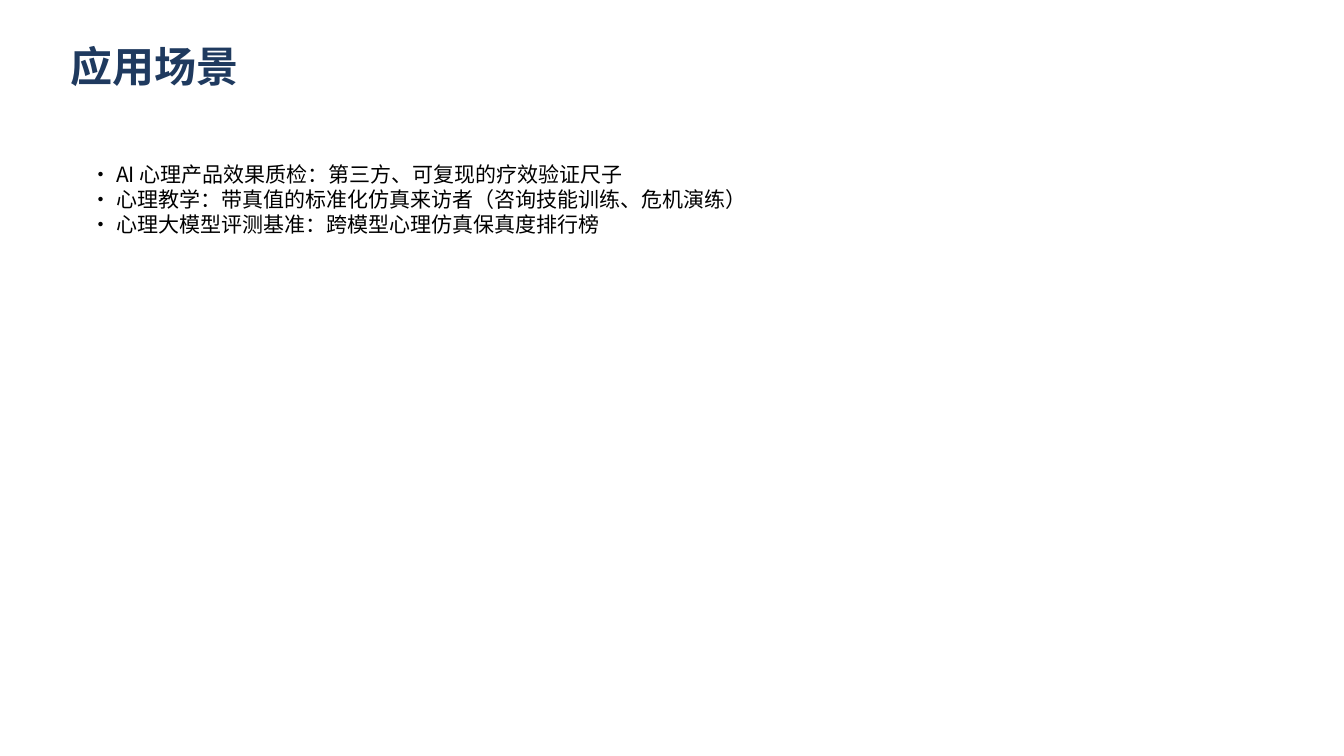
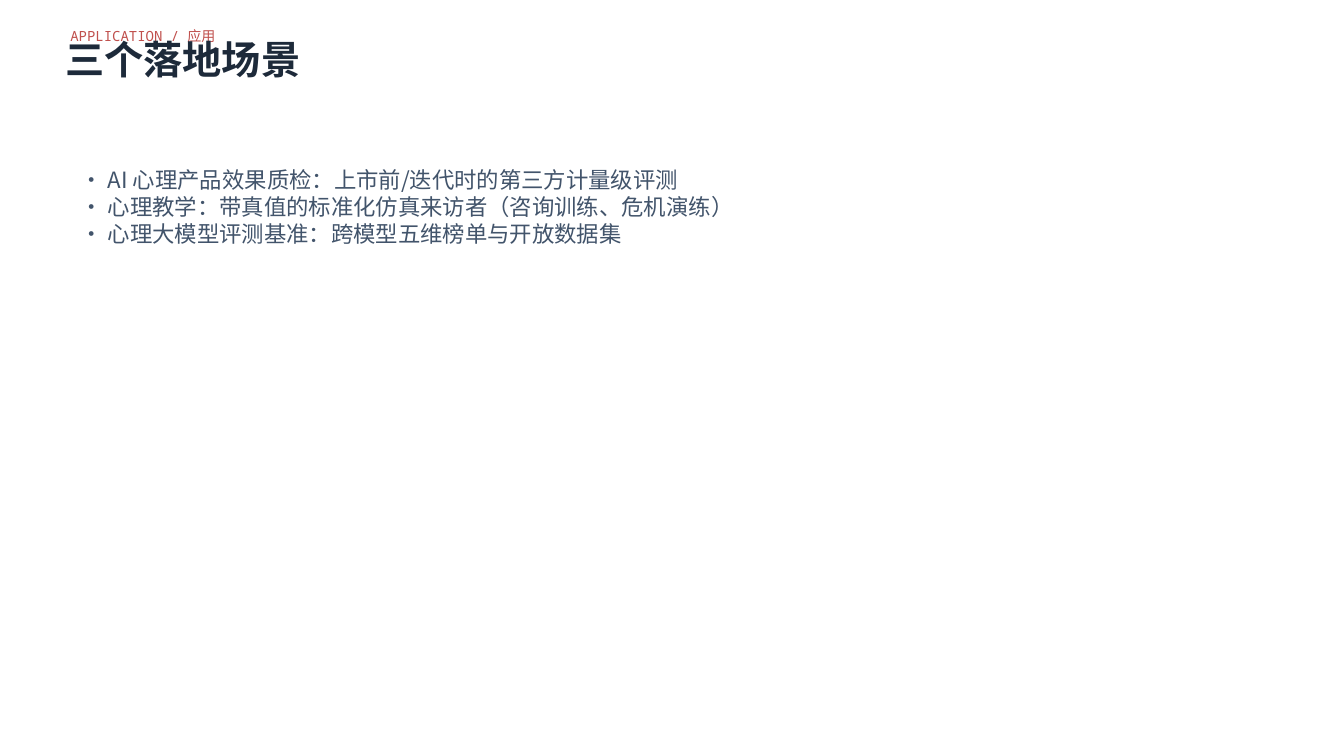
Before and after one commit to lizhong0525/Hardmind, a slide deck: slide 10 of docs/答辩PPT_心镜.pptx. Drawn at 1344x756 pixels with LibreOffice and Linux fonts; fonts in the diff are those of the drawing. Boxes give left, top, right and bottom in pixels: in the first picture for what was removed or moved away, otherwise in the second. Text is boxed around its words. In the diff, an @@ line names an element or a change of style, - is before the commit and + after.

Commit message:
E5-E8 实验数据与图表、四张概念图、五维榜单、视觉身份与报告刷新

```diff
--- a/docs/答辩PPT_心镜.pptx
+++ b/docs/答辩PPT_心镜.pptx
@@ text at (70, 29, 215, 45): text changed; size 30 to 10 pt; font Noto Sans CJK SC to Noto Sans Mono; text colour #1F3A5F to #C0504D; bold off @@
-应用场景
+APPLICATION / 应用
@@ text added at (65, 34, 300, 78), 28 pt, text #1D2A3A, bold @@
+三个落地场景
@@ text at (108, 169, 734, 244): text changed; size 15 to 16 pt; text colour #000000 to #42546B @@
-• AI 心理产品效果质检：第三方、可复现的疗效验证尺子
-• 心理教学：带真值的标准化仿真来访者（咨询技能训练、危机演练）
-• 心理大模型评测基准：跨模型心理仿真保真度排行榜
+• AI 心理产品效果质检：上市前/迭代时的第三方计量级评测
+• 心理教学：带真值的标准化仿真来访者（咨询训练、危机演练）
+• 心理大模型评测基准：跨模型五维榜单与开放数据集
```
Also in this commit, not shown: 5 other slides changed, 6 slides added, 6 slides removed, 33 other files.
